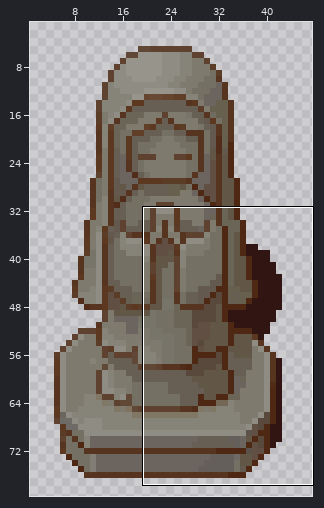
A sprite sheet gets an edit: assets/statue.png. The picture above shows the old version from afar; the outline marks the close-up.
Close-up. Before the commit:
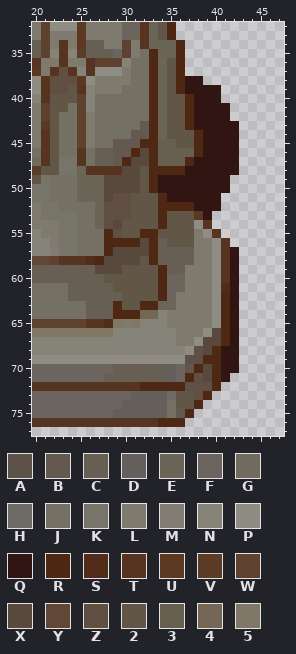
The file is 48x80 pixels. Pixels under 10% opacity are left out. Colours within 5 levels of each other are drawn and written as one. Shown: x 20..47, y 32..77. The wide view leaves out empty margins.
Palette (. is transparent): A #5c5249  B #63594e  C #675e54  D #655f5c  E #6b6558  F #6b645f  G #706b5e  H #6e6a66  J #747064  K #77746a  L #7e7a6e  M #827d74  N #868379  P #8f8d83  Q #311512  R #4e2813  S #512d19  T #56341f  U #5c3821  V #5a3c27  W #5e422f  X #59493c  Y #614735  Z #604f42  2 #625747  3 #68604e  4 #746755  5 #807765
After:
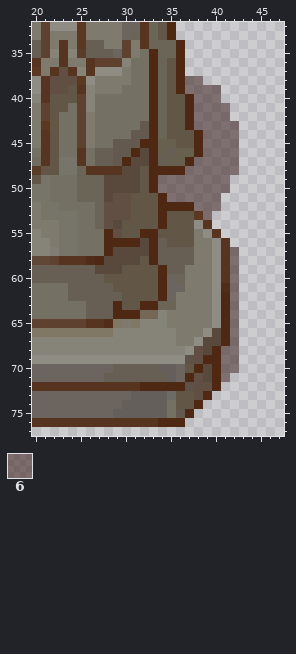
Colours new in this view: 6 #34171387
The author wrote: feat! Add basic statue unlock beam
Edits made:
colour Q: #311512 -> #31151281
y 53: x 39 Q -> 6
Pixel boxes of the changes (left, top, right, bottom) in both close-ups:
changed: (158, 76, 239, 382)
